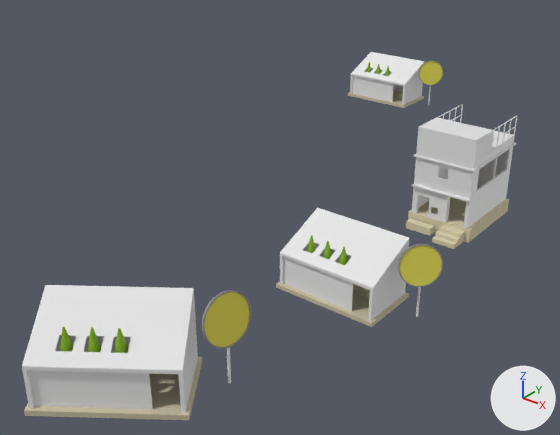
A saved change to the glTF model models/iksun2.gltf.
Before and after are seen from a 50 mm camera at (43.3, -74.2, 26.2) aimed at (8.4, -30.5, -0.9). The lights are fixed; the arrows at lower right show +X, +Y and +Z. Where no turn or scale is listed for an object, it has been applied to the vertices. Vertices at the same position are counted once.
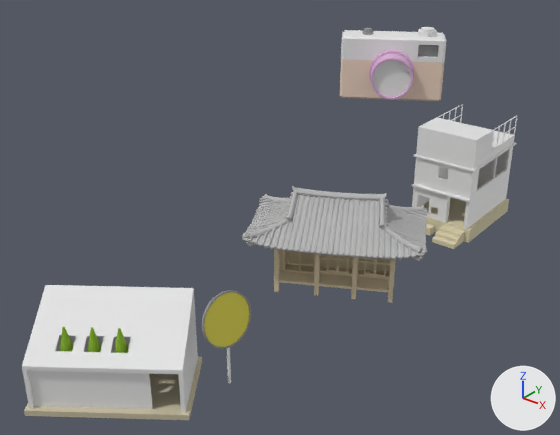
Changed parts and their boxes [x1, y1, x2, y2] in the pictures (560 x 435 px):
'Plane001', added
    after: [242, 186, 428, 260]
'Cube.004', deleted
    before: [280, 208, 410, 321]
'Cube', reshaped, moved, turned, rescaled
    before: [350, 52, 425, 105]
    after: [340, 30, 446, 101]
'Box001', added
    after: [274, 249, 396, 303]
'Cylinder', reshaped, moved, turned, rescaled
    before: [418, 60, 443, 85]
    after: [369, 50, 414, 100]
'Cylinder.006', deleted (yellow)
    before: [398, 244, 443, 287]
'Cube.005', deleted (beige)
    before: [276, 282, 409, 327]
'Cube.002', deleted
    before: [348, 91, 424, 108]
'Cylinder.008', deleted
    before: [307, 235, 348, 265]
'Cylinder.001', moved, rescaled
    before: [428, 85, 431, 105]
    after: [418, 27, 437, 37]
'Cylinder.002', moved, turned, rescaled
    before: [366, 62, 390, 76]
    after: [362, 28, 373, 35]
'Cylinder.007', deleted
    before: [416, 287, 421, 317]

Diff of the bpy script that builds the scene:
```diff
--- a/models/iksun2.gltf.py
+++ b/models/iksun2.gltf.py
@@ me_cube_001 @@
 # used by ob_cube; location = (-0.69, 0.0, 2.28); scale = (3.5, 2.0, 2.0)
-me_cube_001.from_pydata(...)  # 62 vertices, 104 faces; spans x -1.0..1.0, y -1.0..1.0, z -1.0..1.0
-me_cube_001.materials.append(mat_wall_1)  # white #e7e7e7
+me_cube_001.from_pydata(...)  # 49 vertices, 94 faces; spans x -2.96..2.96, y -0.88..0.88, z -1.83..1.83
+# me_cube_001 part 1: 62 vertices removed from x -1.0..1.0, y -1.0..1.0, z -1.0..1.0; 49 vertices added at x -2.96..2.96, y -0.88..0.88, z -1.83..1.83
+me_cube_001.materials.append(mat_camera_2)  # white #ececec
+me_cube_001.materials.append(mat_camera_body)  # beige #eed6c3
+me_cube_001.materials.append(mat_camera_black)  # grey #979797
@@ me_cylinder @@
 # used by ob_cylinder; location = (4.49, 0.47, 3.6); rotation_euler = (1.396, 0.0, 0.75), in degrees (80, 0, 43); scale = (1.34, 1.34, -0.0628)
-me_cylinder.from_pydata(...)  # 128 vertices, 252 faces; spans x -1.0..1.0, y -1.0..1.0, z -1.0..1.0
-me_cylinder.materials.append(mat_moon_base)  # grey #909090
-me_cylinder.materials.append(mat_moon_front)  # yellow #ddd553
+me_cylinder.from_pydata(...)  # 224 vertices, 444 faces; spans x -1.08..1.08, y -1.08..1.08, z -1.83..1.0
+# me_cylinder part 2: 96 vertices removed from x -1.0..1.0, y -1.0..1.0, z -1.0..-0.23; 192 vertices added at x -1.08..1.08, y -1.08..1.08, z -1.83..1.0
+me_cylinder.materials.append(mat_camera_3)  # pink #d8add3
+me_cylinder.materials.append(mat_camera_4)  # white #e7e7e7
@@ ob_cube @@
 ob_cube = bpy.data.objects.new('Cube', me_cube_001)
-ob_cube.location = (-0.69, 0.0, 2.28)
-ob_cube.scale = (3.5, 2.0, 2.0)
+ob_cube.location = (-0.62, 0.79, 3.5)
+ob_cube.rotation_euler = (0.0, 0.0, -2.589)  # degrees (0, 0, -148)
+ob_cube.scale = (1.91, 1.91, 1.91)
@@ ob_cube_002 @@
-ob_cube_002 = bpy.data.objects.new('Cube.002', me_cube_003)
@@ ob_cylinder @@
 ob_cylinder = bpy.data.objects.new('Cylinder', me_cylinder)
-ob_cylinder.location = (4.49, 0.47, 3.6)
-ob_cylinder.rotation_euler = (1.396, 0.0, 0.75)  # degrees (80, 0, 43)
-ob_cylinder.scale = (1.34, 1.34, -0.0628)
+ob_cylinder.location = (0.75, -1.43, 3.25)
+ob_cylinder.rotation_euler = (1.571, 0.0, -2.589)  # degrees (90, 0, -148)
+ob_cylinder.scale = (2.25, 2.25, 1.16)
@@ ob_cylinder_001 @@
 ob_cylinder_001 = bpy.data.objects.new('Cylinder.001', me_cylinder_001)
-ob_cylinder_001.location = (4.49, 0.6, 1.81)
-ob_cylinder_001.scale = (0.0766, 0.0766, 1.83)
+ob_cylinder_001.location = (2.48, 2.7, 6.99)
+ob_cylinder_001.scale = (1.01, 1.01, 0.532)
@@ ob_cylinder_002 @@
 ob_cylinder_002 = bpy.data.objects.new('Cylinder.002', me_cylinder_002)
-ob_cylinder_002.location = (-2.53, -0.87, 3.32)
-ob_cylinder_002.scale = (0.404, 0.404, 1.0)
+ob_cylinder_002.location = (-3.03, -0.7, 6.78)
+ob_cylinder_002.rotation_euler = (0.0, 0.0, -2.664)  # degrees (0, 0, -153)
+ob_cylinder_002.scale = (0.602, 0.602, 0.532)
@@ ob_cube_004 @@
-ob_cube_004 = bpy.data.objects.new('Cube.004', me_cube_005)
@@ ob_cube_005 @@
-ob_cube_005 = bpy.data.objects.new('Cube.005', me_cube_006)
@@ ob_cylinder_006 @@
-ob_cylinder_006 = bpy.data.objects.new('Cylinder.006', me_cylinder_006)
@@ ob_cylinder_007 @@
-ob_cylinder_007 = bpy.data.objects.new('Cylinder.007', me_cylinder_007)
@@ ob_cylinder_008 @@
-ob_cylinder_008 = bpy.data.objects.new('Cylinder.008', me_cylinder_008)
@@ ob_box001 @@
+ob_box001 = bpy.data.objects.new('Box001', me_box001)  # 1052 vertices, 1682 faces; spans x -4.58..4.55, y -3.73..3.86, z -1.25..3.0; in mat_han_2 (beige #d8c8a7)
+ob_box001.location = (18.5, -37.27, 1.25)
@@ ob_plane001 @@
+ob_plane001 = bpy.data.objects.new('Plane001', me_plane001)  # 6327 vertices, 10038 faces; spans x -6.37..6.35, y -5.37..5.38, z -0.73..2.44; in mat_han_01 (grey #b9b9b9)
+ob_plane001.location = (18.5, -37.27, 4.27)
```
